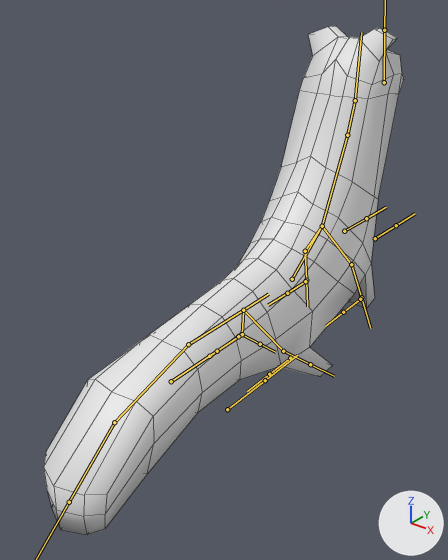
The FBX model Assets/Characters/ferret_White.fbx: old version first, new version second.
Camera for both pictures: a camera (50 mm lens) standing at (9.06, -17.55, 11.0) and looking at (-0.26, -5.9, 3.78). The lights are fixed; the arrows at lower right show +X, +Y and +Z. The bones that bend it are drawn over the model as lines. Mesh edges are drawn as thin lines.

The first picture shows 'Character'.
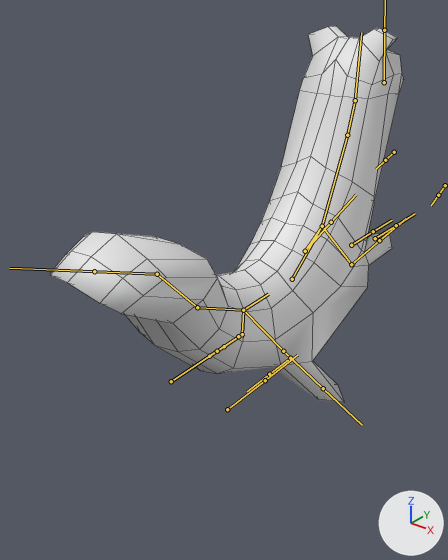
The newer file adds an action. The first version stands in its rest pose; the second is drawn at frame 1 of the action 'Celebrate'.

Where the change shows, as pixel boxes [x1, y1, x2, y2] in the pictures (448 x 560 px):
'Character', posed (26% shorter): before [44, 26, 404, 535]; after [50, 26, 404, 402]
bone 'Arm.R', root to tip: before (351, 264) to (361, 297); after (351, 264) to (379, 240)
bone 'Arm.L', root to tip: before (305, 251) to (306, 280); after (305, 251) to (331, 222)
bone 'Tail1', root to tip: before (243, 310) to (188, 344); after (243, 310) to (197, 307)
bone 'Tail2', root to tip: before (188, 344) to (114, 422); after (197, 307) to (157, 274)
bone 'Tail3', root to tip: before (114, 422) to (69, 502); after (157, 274) to (94, 271)
bone 'Leg.R', root to tip: before (283, 351) to (310, 364); after (283, 351) to (323, 388)
bone 'Leg.L', root to tip: before (242, 334) to (260, 344); after (242, 334) to (224, 346)

The change in detail:
Bone 'Arm.R' (bone_arm_r) turns from (0, 0, 0) to (-43, -22, -63) degrees about its own x, y and z.
Bone 'Arm.L' (bone_arm_l) turns from (0, 0, 0) to (-62, 63, 39) degrees about its own x, y and z.
Bone 'Tail1' (bone_tail1) turns from (0, 0, 0) to (26, 0, 3) degrees about its own x, y and z.
Bone 'Tail2' (bone_tail2) turns from (0, 0, 0) to (34, -9, 6) degrees about its own x, y and z.
Bone 'Tail3' (bone_tail3) turns from (0, 0, 0) to (3, 0, -5) degrees about its own x, y and z.
Bone 'Leg.R' (bone_leg_r) turns from (0, 0, 0) to (46, 22, 22) degrees about its own x, y and z.
Bone 'Leg.L' (bone_leg_l) turns from (0, 0, 0) to (46, -22, -22) degrees about its own x, y and z.
